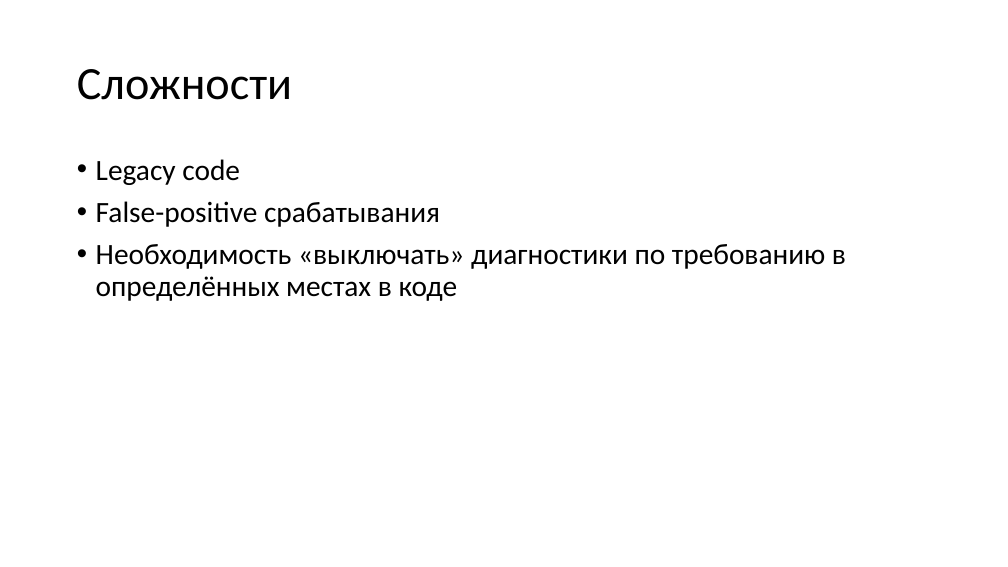
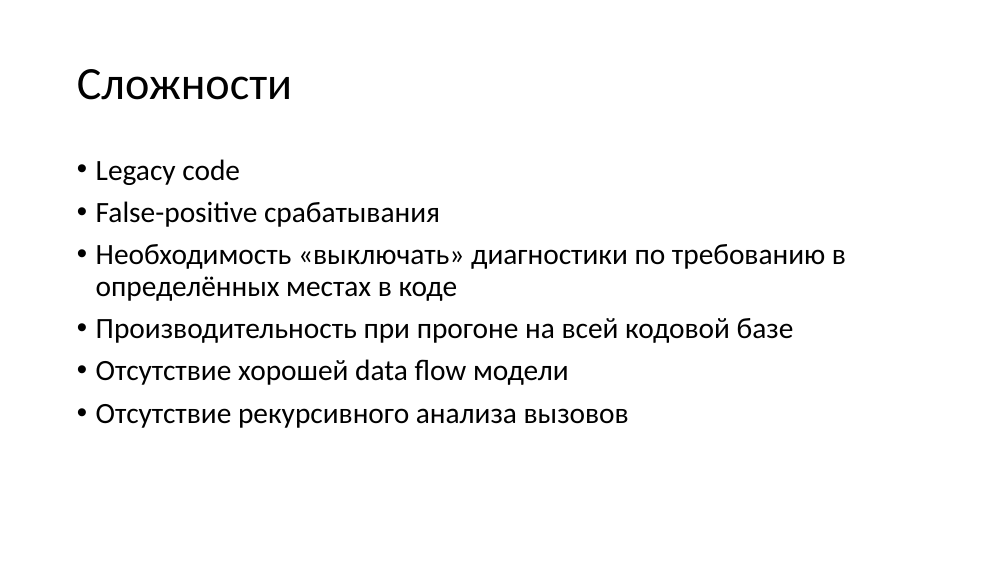
Before and after one commit to dropsonic/dotNext2019_slides, a slide deck: slide 14 of Roslyn - mastering static code analysis.pptx (slide 24 before the commit). Drawn at 1008x567 pixels with LibreOffice and Linux fonts; fonts in the diff are those of the drawing. Boxes give left, top, right and bottom in pixels: in the first picture for what was removed or moved away, otherwise in the second. Text is boxed around its words. In the diff, an @@ line names an element or a change of style, - is before the commit and + after.

```diff
--- a/Roslyn - mastering static code analysis.pptx
+++ b/Roslyn - mastering static code analysis.pptx
@@ text at [96, 318, 794, 428]: paragraphs added @@
+• Производительность при прогоне на всей кодовой базе
+• Отсутствие хорошей data flow модели
+• Отсутствие рекурсивного анализа вызовов
```
Also in this commit, not shown: 9 other slides changed, 18 slides added, 8 slides removed, 3 other files.
